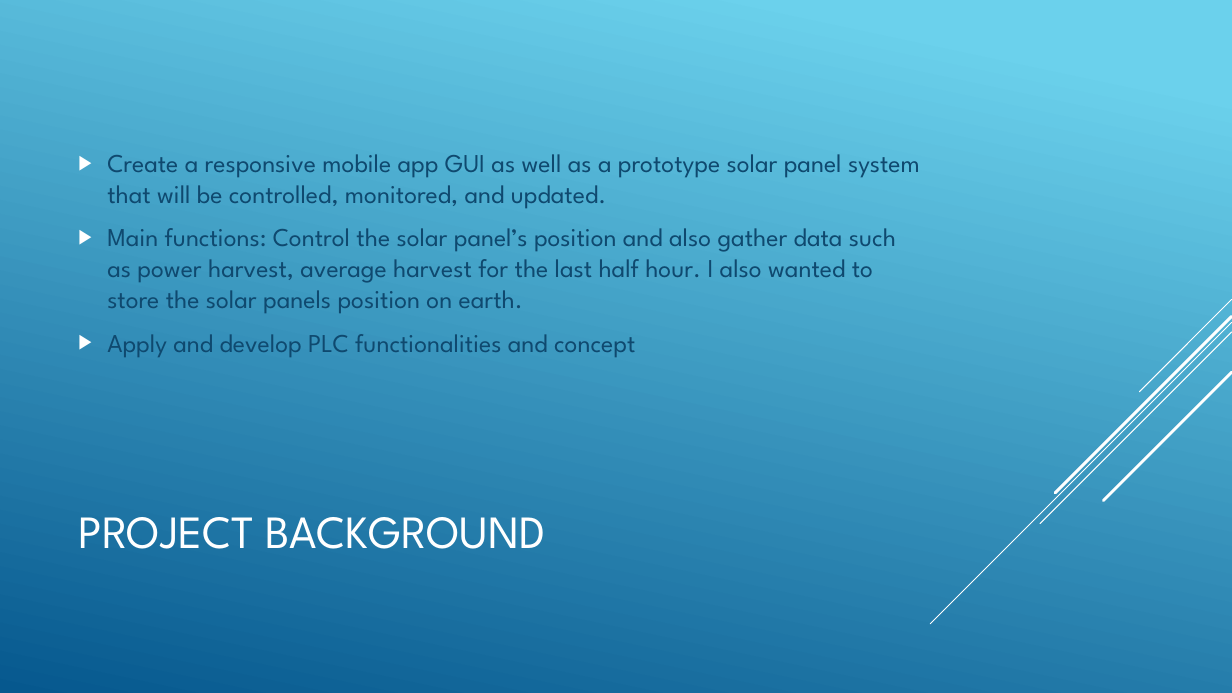
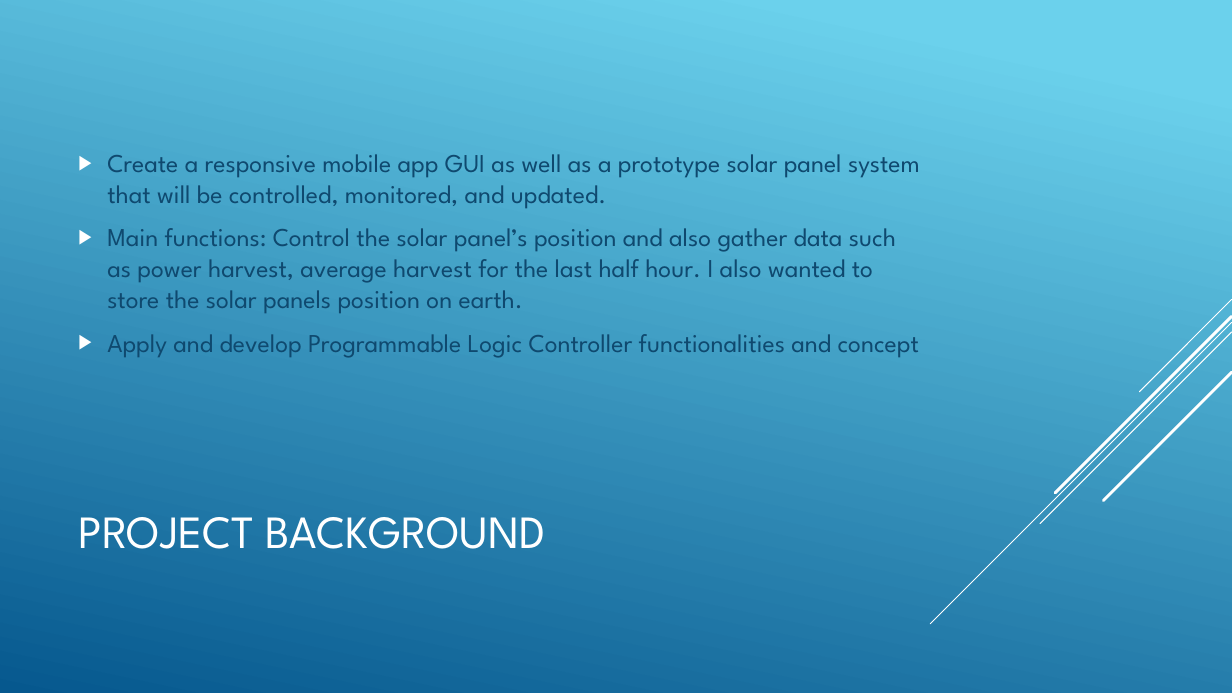
Before and after one commit to junedacaya/L-wingSolarPanelInteractiveDisplay, a slide deck: slide 2 of Documentation/Solar controller.pptx. Drawn at 1232x693 pixels with LibreOffice and Linux fonts; fonts in the diff are those of the drawing. Boxes give left, top, right and bottom in pixels: in the first picture for what was removed or moved away, otherwise in the second. Text is boxed around its words. In the diff, an @@ line names an element or a change of style, - is before the commit and + after.

```diff
--- a/Documentation/Solar controller.pptx
+++ b/Documentation/Solar controller.pptx
@@ text at bbox=[107, 334, 919, 358]: text changed @@
-▶ Apply and develop PLC functionalities and concept
+▶ Apply and develop Programmable Logic Controller functionalities and concept
```
Also in this commit, not shown: 2 other slides changed.
